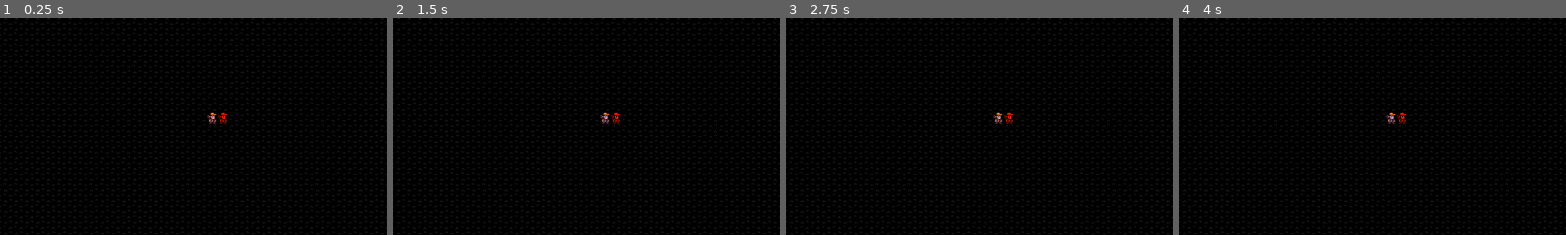
Above: before the commit, frames 1-4 (left to right).
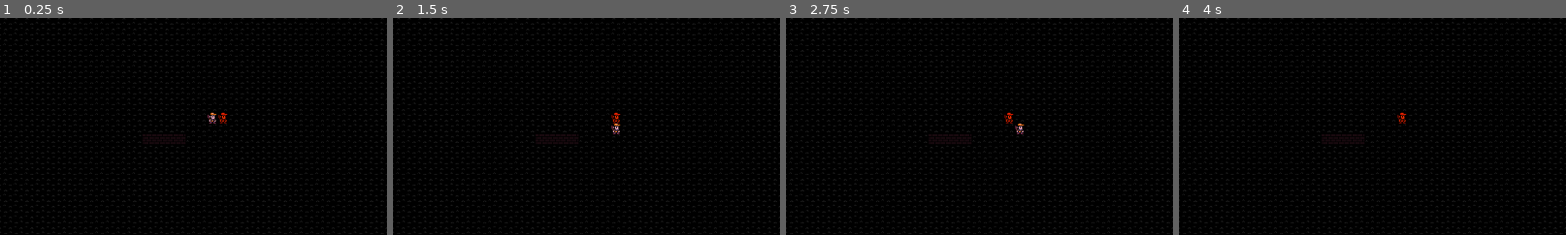
Above: after the commit, the same moments.

Repository: AleF2050/FooshyRLdev2025
Game: Godot game, scene res://src/game/game.tscn
Two runs of this game, one before a commit and one after it. Both use one fixed random seed, a clock stepped at 60 frames per second and the inputs below.
Inputs:
- Up to frame 1 (0.25 s): no input
- Up to frame 2 (1.5 s): tap Enter at 0.5 s; hold Right (ui_right) 0.53-1.28 s; tap Space at 1.25 s; hold Down (ui_down) from 1.28 s (still down)
- Up to frame 3 (2.75 s): tap Enter at 2 s; release Down (ui_down) at 2.03 s; hold Right (ui_right) from 2.03 s (still down)
- Up to frame 4 (4 s): tap Space at 2.75 s; release Right (ui_right) at 2.78 s; hold Up (ui_up) 2.78-3.53 s; tap Enter at 3.5 s; hold Left (ui_left) from 3.53 s (still down)
The pictures show only the part of the screen within x 23-73%, y 28-78%; the shares and areas given below are measured in that part.

The runs differ from the first frame. In frame 1, less than 0.1% of the frame differs, in the area x 38-41%, y 54-58%; in frame 2, 0.2%, in the area x 38-59%, y 43-58%; in frame 3, 0.2%; in frame 4, less than 0.1%.
Error before the commit: Invalid call. Nonexistent function 'set_tile_type' in base 'Nil'. (res://src/map/map_data.gd:30)

Commit message:
fixed is_in_bounds function in which there was a single operator mispelling

Diff:
--- a/src/game/game.gd
+++ b/src/game/game.gd
@@ -6,8 +6,8 @@
 
 @onready var player: Entity
 @onready var event_handler: EventHandler = $EventHandler
-@onready var entities: Node = $Entities
-@onready var map: Node2D = $Map
+@onready var entities: Node2D = $Entities
+@onready var map = $Map
 
 
 func _ready() -> void:
--- a/src/map/map_data.gd
+++ b/src/map/map_data.gd
@@ -33,7 +33,7 @@
 func is_in_bounds(coordinate: Vector2i) -> bool:
 	return (
 		0 <= coordinate.x
-		and coordinate.x > width
+		and coordinate.x < width
 		and 0 <= coordinate.y
 		and coordinate.y < height
 	)
